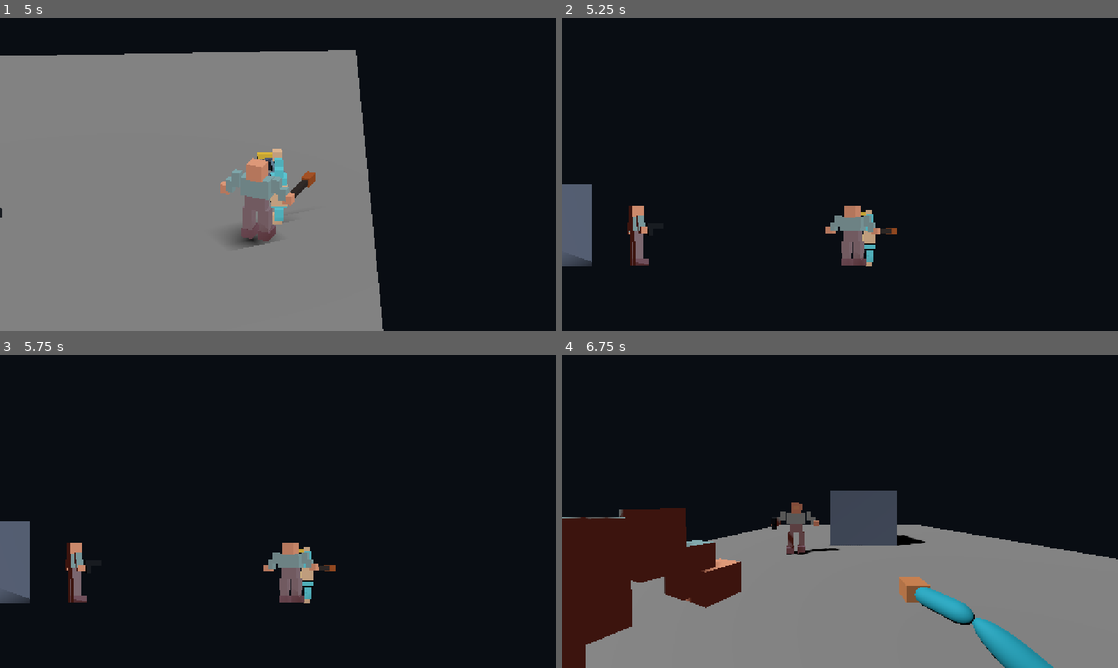
Above: before the commit, frames 1-4 (two rows, left to right).
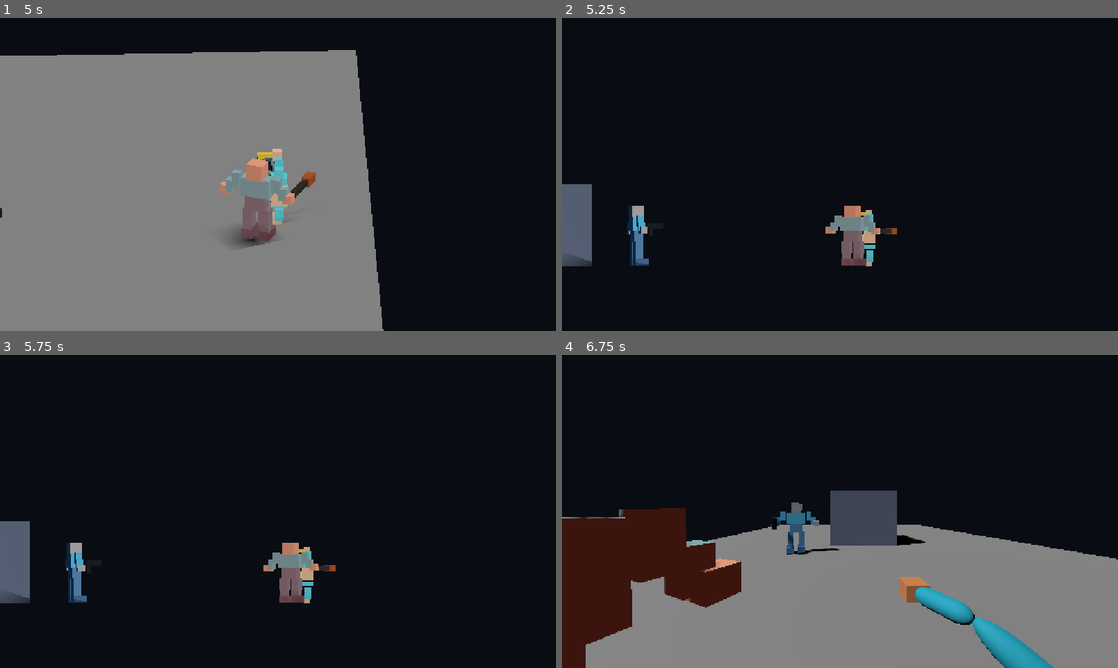
Above: after the commit, the same moments.

Repository: bravado/ACTION-5
Game: Godot game, scene res://demo/ai/encounter.tscn
Two runs of this game, one before a commit and one after it. Both use one fixed random seed, a clock stepped at 60 frames per second and the inputs below. This scene is started directly instead of the project's main scene.
Inputs (mouse positions are in pixels of both pictures, inside the frame that each line leads up to):
- Up to frame 1 (5 s): tap Enter at 0.5 s; move the mouse to (400, 158) at 0.52 s; hold D (move_right) 0.53-1.28 s; tap Ctrl (actor_crouch) at 0.6 s; click (400, 158) at 0.67 s; tap Space (actor_jump) at 0.77, 1.52, 3.02, 3.77, 4.52 s; move the mouse to (166, 190) at 1.27 s; hold S (move_down) 1.28-2.03 s; tap Alt (actor_dodge) at 1.35 s; move the mouse to (333, 105) at 2.02 s; hold D (move_right) 2.03-2.78 s; tap K (actor_kick) at 2.1 s; move the mouse to (250, 237) at 2.77 s; hold W (move_up) 2.78-3.53 s; tap J (actor_punch) at 2.85 s; click (250, 237) at 2.92 s; move the mouse to (444, 221) at 3.52 s; hold Shift (actor_run) 3.53-4.28 s; hold A (move_left) from 3.53 s (still down); move the mouse to (111, 127) at 4.27 s; tap X (actor_slide) at 4.35 s
- Up to frame 2 (5.25 s): move the mouse to (867, 174) at 5.02 s; release A (move_left) at 5.03 s; hold S (move_down) from 5.03 s (still down); tap 1 (view_1) at 5.1 s; click (867, 174) at 5.17 s
- Up to frame 3 (5.75 s): keep holding S (move_down)
- Up to frame 4 (6.75 s): move the mouse to (756, 433) at 5.77 s; release S (move_down) at 5.78 s; hold D (move_right) 5.78-6.53 s; tap 3 (view_3) at 5.85 s; tap Space (actor_jump) at 6.02, 6.5 s; move the mouse to (962, 495) at 6.52 s; hold W (move_up) from 6.53 s (still down); tap 4 (view_4) at 6.6 s

Frame 1 is identical in both runs. In frame 2, 0.5% of the frame differs, in the area x 11-16%, y 60-80%; in frame 3, 0.5%; in frame 4, 0.5%.

Commit message:
feat(d07): distinguish ranged NPC with blue world-model tint

Diff:
--- a/demo/ai/ranged_enemy.tscn
+++ b/demo/ai/ranged_enemy.tscn
@@ -19,6 +19,9 @@
 maximum_range = 10.0
 minimum_range = 3.0
 
+[node name="EnemyAppearance" parent="."]
+tint = Color(0.22, 0.55, 0.93, 0.26)
+
 [node name="InitialWeapon" type="Node" parent="." index="15"]
 script = ExtResource("2")
 weapon_scene = ExtResource("3")
